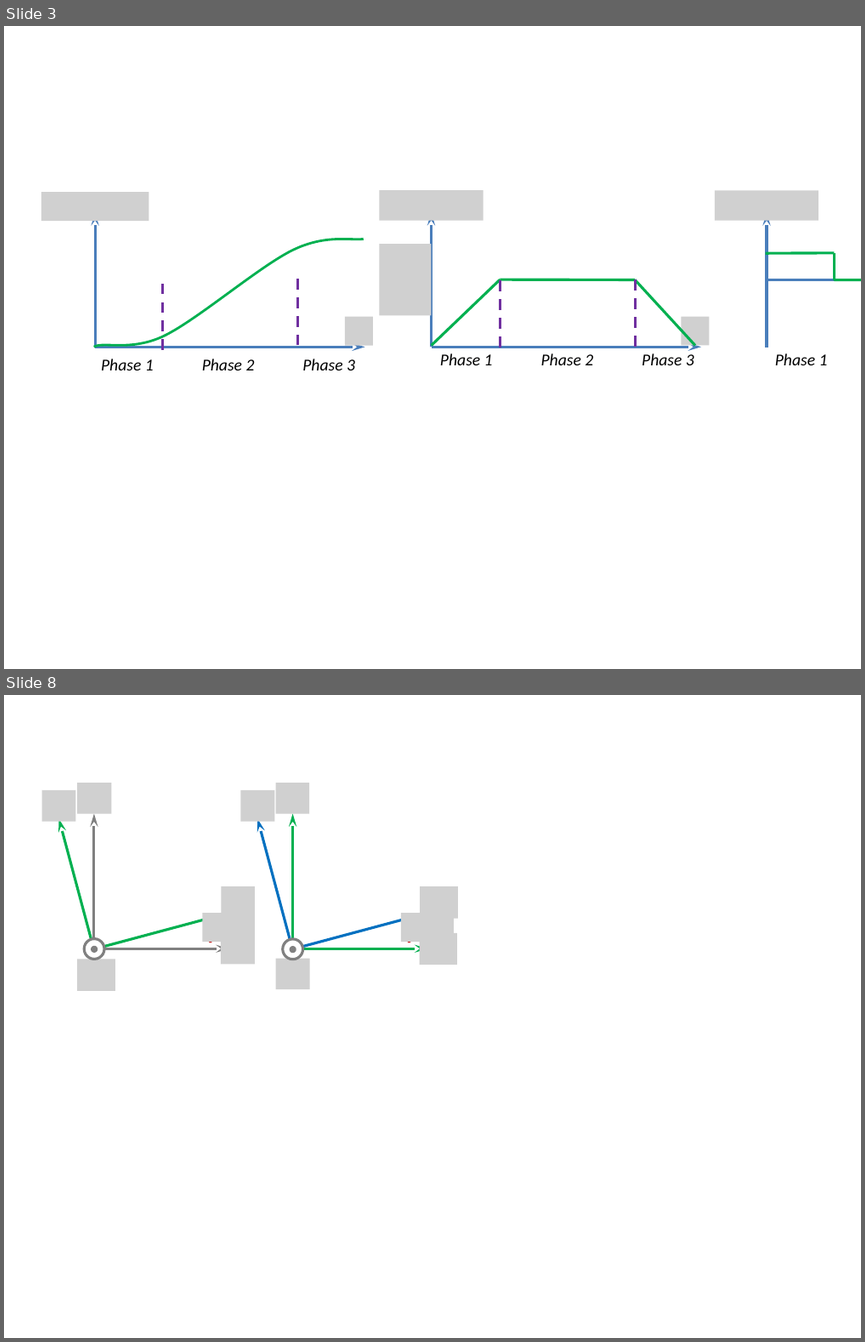
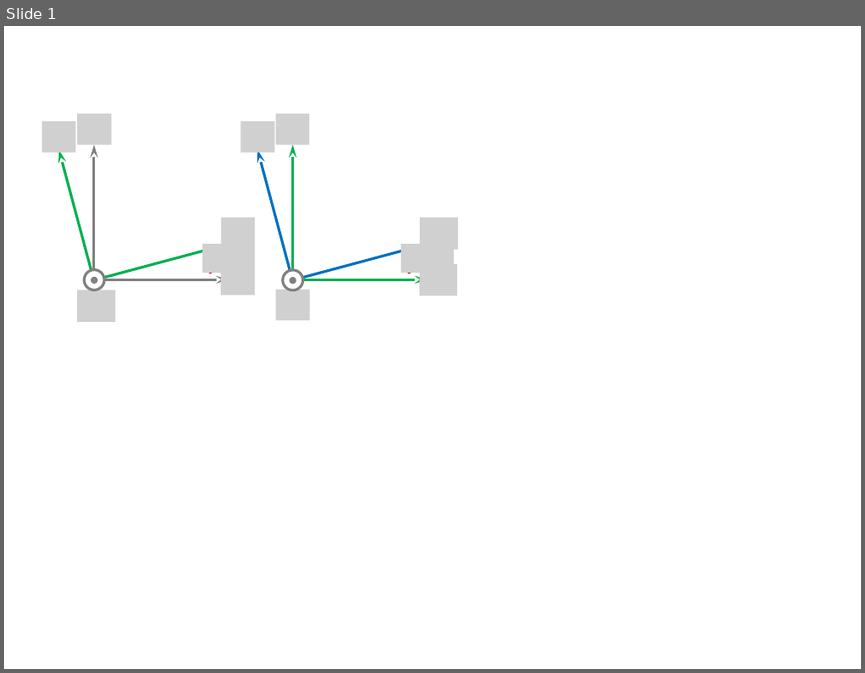
Before and after one commit to xpessoles/03_Etude_Cinematique_Systemes_Solides_Chaine_Energie_Analyser_Modeliser_Resoudre, a slide deck: 05_CinematiqueDuSolide/Applications_04_CentrifugeuseHumaine/png/Figure.pptx. Shown one above the other, each under a label of ours: slides 3 and 8 before the commit, slide 1 after it; the slides between them are not shown. The pictures are 865x1342 and 865x673 pixels, drawn with LibreOffice and Linux fonts; fonts in the diff are those of the drawing; grey boxes stand for pictures; background and template pictures are left out. Boxes give left, top, right and bottom in pixels: in the first picture for what was removed or moved away, otherwise in the second. Text is boxed around its words. In the diff, an @@ line names an element or a change of style, - is before the commit and + after.

```diff
--- a/05_CinematiqueDuSolide/Applications_04_CentrifugeuseHumaine/png/Figure.pptx
+++ b/05_CinematiqueDuSolide/Applications_04_CentrifugeuseHumaine/png/Figure.pptx
@@ slide 3 removed at [4, 26, 861, 669], background #FFFFFF @@
@@ picture removed at [41, 193, 149, 222] @@
@@ picture removed at [380, 191, 483, 221] @@
@@ picture removed at [715, 191, 818, 221] @@
@@ arrow removed from (95, 346) to (95, 213) @@
@@ arrow removed from (432, 346) to (432, 212) @@
@@ arrow removed from (766, 347) to (766, 213) @@
@@ freeform shape removed at [94, 238, 364, 346] @@
@@ picture removed at [380, 244, 432, 316] @@
@@ line removed from (766, 253) to (834, 253) @@
@@ line removed from (834, 280) to (834, 253) @@
@@ line removed from (298, 346) to (298, 278) @@
@@ line removed from (432, 346) to (500, 279) @@
@@ line removed from (500, 279) to (635, 279) @@
@@ line removed from (500, 347) to (500, 280) @@
@@ line removed from (635, 279) to (695, 346) @@
@@ line removed from (635, 346) to (635, 279) @@
@@ arrow removed from (766, 279) to (861, 279) @@
@@ line removed from (834, 279) to (861, 280) @@
@@ line removed from (162, 350) to (162, 283) @@
@@ picture removed at [345, 317, 373, 346] @@
@@ picture removed at [681, 317, 710, 346] @@
@@ arrow removed from (95, 346) to (364, 346) @@
@@ arrow removed from (432, 346) to (702, 346) @@
@@ text removed at [440, 353, 493, 365] @@
-Phase 1
@@ text removed at [541, 353, 593, 365] @@
-Phase 2
@@ text removed at [642, 353, 694, 365] @@
-Phase 3
@@ text removed at [775, 353, 828, 365] @@
-Phase 1
@@ text removed at [101, 358, 154, 370] @@
-Phase 1
@@ text removed at [202, 358, 255, 370] @@
-Phase 2
@@ text removed at [302, 358, 355, 370] @@
-Phase 3
@@ what was slide 8 is now slide 1 @@
```
Also in this commit, not shown: 18 other slides removed, 3 other files.
